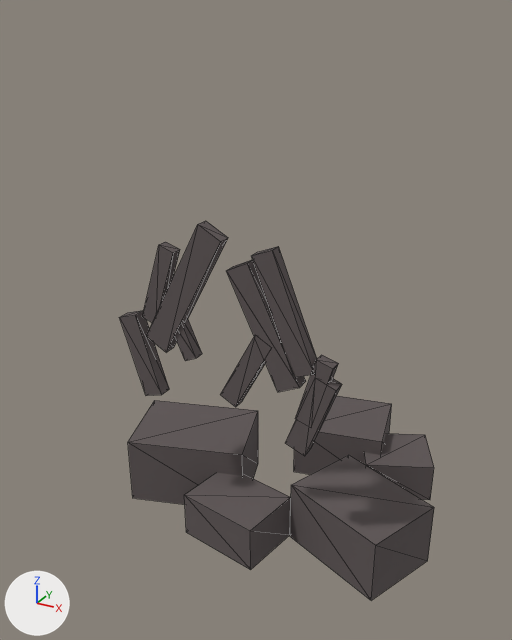
A saved change to the glTF model assets/cardfront_environment/formal/tower/tower_damage_common.glb.
One viewpoint serves both versions: a 50 mm camera at (1.31, -2.82, 2.31) aimed at (-0.12, -0.24, 1.02). The lights are fixed; the arrows at lower left show +X, +Y and +Z. The picture after the commit comes second. Mesh edges are drawn as thin lines.

The older version as bpy lines, for what is in view:
```python
me_cube_013 = bpy.data.meshes.new('Cube.013')
me_cube_013.from_pydata(...)  # 8 vertices, 12 faces; spans x -0.098..0.098, y -0.027..0.027, z -0.185..0.185
me_cube_013.materials.append(mat_cf_metal__damage)  # dark grey #5d5555
me_cube_016 = bpy.data.meshes.new('Cube.016')
me_cube_016.from_pydata(...)  # 8 vertices, 12 faces; spans x -0.312..0.312, y -0.274..0.274, z -0.15..0.15
me_cube_016.materials.append(mat_cf_metal__damage)  # dark grey #5d5555
me_cube_017 = bpy.data.meshes.new('Cube.017')
me_cube_017.from_pydata(...)  # 8 vertices, 12 faces; spans x -0.267..0.267, y -0.243..0.243, z -0.14..0.14
me_cube_017.materials.append(mat_cf_metal__damage)  # dark grey #5d5555
ob_dmg_critical_c = bpy.data.objects.new('DMG_Critical_C', me_cube_013)
ob_dmg_critical_c.location = (-0.4, -0.693, 0.98)
ob_dmg_rubble_2 = bpy.data.objects.new('DMG_Rubble_2', me_cube_016)
ob_dmg_rubble_2.location = (0.46, -0.3, 0.15)
ob_dmg_rubble_3 = bpy.data.objects.new('DMG_Rubble_3', me_cube_017)
ob_dmg_rubble_3.location = (0.12, 0.34, 0.14)
# also in view: 'DMG_Critical_A' at (-0.18, -0.69, 1.31); 'DMG_Critical_D' at (0.38, -0.69, 0.91); 'DMG_Heavy_B' at (0.1, -0.69, 1.03); 'DMG_Light_A' at (-0.3, -0.69, 1.31); 'DMG_Critical_B' at (0.18, -0.69, 1.23)
```
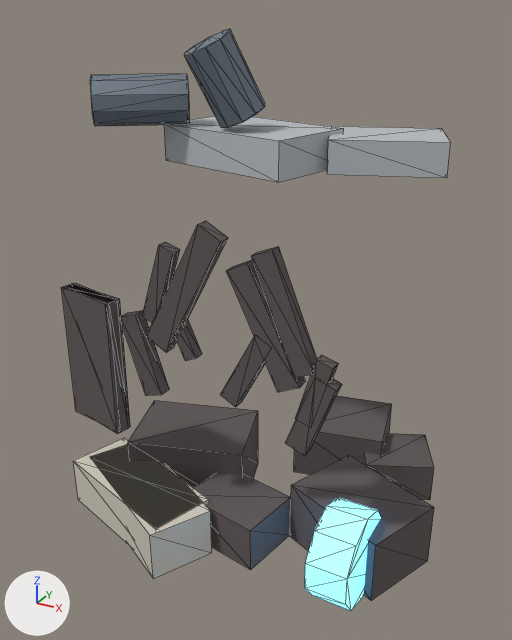
The change, as a diff of the scene's bpy script:
```diff
--- a/assets/cardfront_environment/formal/tower/tower_damage_common.glb.py
+++ b/assets/cardfront_environment/formal/tower/tower_damage_common.glb.py
@@ me_cube_015_1 @@
+me_cube_015_1.from_pydata([(-0.379, -0.035, -0.12), (-0.379, -0.035, 0.12), (-0.287, 0.251, -0.12), (-0.287, 0.251, 0.12), (0.287, -0.251, -0.12), (0.287, -0.251, 0.12), (0.379, 0.035, -0.12), (0.379, 0.035, 0.12)], [], [(0, 1, 3), (0, 3, 2), (2, 3, 7), (2, 7, 6), (6, 7, 5), (6, 5, 4), (4, 5, 1), (4, 1, 0), (2, 6, 4), (2, 4, 0), (7, 3, 1), (7, 1, 5)])
+me_cube_015_1.materials.append(mat_cf_stone__theme)  # pale yellow #cec8ba
@@ me_cube_016_1 @@
+me_cube_016_1.from_pydata([(-0.153, -0.009, -0.31), (-0.153, -0.009, 0.31), (-0.144, 0.051, -0.31), (-0.144, 0.051, 0.31), (0.144, -0.051, -0.31), (0.144, -0.051, 0.31), (0.153, 0.009, -0.31), (0.153, 0.009, 0.31)], [], [(0, 1, 3), (0, 3, 2), (2, 3, 7), (2, 7, 6), (6, 7, 5), (6, 5, 4), (4, 5, 1), (4, 1, 0), (2, 6, 4), (2, 4, 0), (7, 3, 1), (7, 1, 5)])
+me_cube_016_1.materials.append(mat_cf_metal__damage)  # dark grey #5d5555
@@ me_cube_020 @@
+me_cube_020.from_pydata([(-0.16, -0.254, -0.07), (-0.16, -0.254, 0.07), (-0.289, 0.082, -0.07), (-0.289, 0.082, 0.07), (0.289, -0.082, -0.07), (0.289, -0.082, 0.07), (0.16, 0.254, -0.07), (0.16, 0.254, 0.07)], [], [(0, 1, 3), (0, 3, 2), (2, 3, 7), (2, 7, 6), (6, 7, 5), (6, 5, 4), (4, 5, 1), (4, 1, 0), (2, 6, 4), (2, 4, 0), (7, 3, 1), (7, 1, 5)])
+me_cube_020.materials.append(mat_cf_stone__static)  # light grey #b8bcc0
@@ me_cube_019_1 @@
+me_cube_019_1.from_pydata([(-0.369, -0.13, -0.08), (-0.369, -0.13, 0.08), (-0.274, 0.279, -0.08), (-0.274, 0.279, 0.08), (0.274, -0.279, -0.08), (0.274, -0.279, 0.08), (0.369, 0.13, -0.08), (0.369, 0.13, 0.08)], [], [(0, 1, 3), (0, 3, 2), (2, 3, 7), (2, 7, 6), (6, 7, 5), (6, 5, 4), (4, 5, 1), (4, 1, 0), (2, 6, 4), (2, 4, 0), (7, 3, 1), (7, 1, 5)])
+me_cube_019_1.materials.append(mat_cf_stone__static)  # light grey #b8bcc0
@@ me_cube_017_1 @@
+me_cube_017_1.from_pydata([(-0.379, 0.032, -0.12), (-0.379, 0.032, 0.12), (-0.239, 0.297, -0.12), (-0.239, 0.297, 0.12), (0.239, -0.297, -0.12), (0.239, -0.297, 0.12), (0.379, -0.032, -0.12), (0.379, -0.032, 0.12)], [], [(0, 1, 3), (0, 3, 2), (2, 3, 7), (2, 7, 6), (6, 7, 5), (6, 5, 4), (4, 5, 1), (4, 1, 0), (2, 6, 4), (2, 4, 0), (7, 3, 1), (7, 1, 5)])
+me_cube_017_1.materials.append(mat_cf_stone__theme)  # pale yellow #cec8ba
@@ me_cube_018_1 @@
+me_cube_018_1.from_pydata([(-0.153, 0.007, -0.31), (-0.153, 0.007, 0.31), (-0.138, 0.065, -0.31), (-0.138, 0.065, 0.31), (0.138, -0.065, -0.31), (0.138, -0.065, 0.31), (0.153, -0.007, -0.31), (0.153, -0.007, 0.31)], [], [(0, 1, 3), (0, 3, 2), (2, 3, 7), (2, 7, 6), (6, 7, 5), (6, 5, 4), (4, 5, 1), (4, 1, 0), (2, 6, 4), (2, 4, 0), (7, 3, 1), (7, 1, 5)])
+me_cube_018_1.materials.append(mat_cf_metal__damage)  # dark grey #5d5555
@@ ob_dmg_heavy_fallenbuttress @@
+ob_dmg_heavy_fallenbuttress = bpy.data.objects.new('DMG_Heavy_FallenButtress', me_cube_015_1)
+ob_dmg_heavy_fallenbuttress.location = (-0.55, -0.62, 0.12)
@@ ob_dmg_heavy_buttressbreach @@
+ob_dmg_heavy_buttressbreach = bpy.data.objects.new('DMG_Heavy_ButtressBreach', me_cube_016_1)
+ob_dmg_heavy_buttressbreach.location = (-0.66, -0.705, 0.9)
@@ ob_dmg_critical_roofslab_b @@
+ob_dmg_critical_roofslab_b = bpy.data.objects.new('DMG_Critical_RoofSlab_B', me_cube_020)
+ob_dmg_critical_roofslab_b.location = (0.32, 0.12, 1.76)
@@ ob_dmg_critical_roofslab_a @@
+ob_dmg_critical_roofslab_a = bpy.data.objects.new('DMG_Critical_RoofSlab_A', me_cube_019_1)
+ob_dmg_critical_roofslab_a.location = (-0.22, -0.08, 1.77)
@@ ob_dmg_critical_fallenbuttress @@
+ob_dmg_critical_fallenbuttress = bpy.data.objects.new('DMG_Critical_FallenButtress', me_cube_017_1)
+ob_dmg_critical_fallenbuttress.location = (-0.5, -0.62, 0.12)
@@ ob_dmg_critical_fallenarm_a @@
+ob_dmg_critical_fallenarm_a = bpy.data.objects.new('DMG_Critical_FallenArm_A', me_cylinder_016)  # 20 vertices, 36 faces; spans x -0.22..0.22, y -0.2..0.2, z -0.105..0.105; in mat_cf_metal__static (grey #76818b)
+ob_dmg_critical_fallenarm_a.location = (-0.64, -0.3, 1.955)
@@ ob_dmg_critical_detachedplate_a @@
+ob_dmg_critical_detachedplate_a = bpy.data.objects.new('DMG_Critical_DetachedPlate_A', me_cylinder_017)  # a 10-sided cylinder along x spanning x -0.09..0.09, y -0.2..0.2, z -0.21..0.21; in mat_cf_energy__core (cyan #89ddff, glowing blue #61bfff)
+ob_dmg_critical_detachedplate_a.location = (0.5, -0.58, 0.21)
@@ ob_dmg_critical_buttressbreach @@
+ob_dmg_critical_buttressbreach = bpy.data.objects.new('DMG_Critical_ButtressBreach', me_cube_018_1)
+ob_dmg_critical_buttressbreach.location = (-0.66, -0.705, 0.9)
@@ ob_dmg_critical_armstub_a @@
+ob_dmg_critical_armstub_a = bpy.data.objects.new('DMG_Critical_ArmStub_A', me_cylinder_015)  # 20 vertices, 36 faces; spans x -0.148..0.148, y -0.148..0.148, z -0.188..0.188; in mat_cf_metal__static (grey #76818b)
+ob_dmg_critical_armstub_a.location = (-0.248, -0.248, 2.051)
```

Boxes [x1, y1, x2, y2] around the edits, measured in the pictures (512 x 640 px):
'DMG_Critical_RoofSlab_A', added: after [164, 116, 344, 182]
'DMG_Heavy_FallenButtress', added (pale yellow): after [73, 438, 209, 546]
'DMG_Critical_RoofSlab_B', added: after [327, 126, 451, 178]
'DMG_Critical_DetachedPlate_A', added: after [305, 497, 381, 611]
'DMG_Critical_FallenButtress', added (pale yellow): after [90, 445, 212, 578]
'DMG_Critical_FallenArm_A', added: after [90, 74, 189, 126]
'DMG_Critical_ArmStub_A', added: after [184, 29, 265, 128]
'DMG_Heavy_ButtressBreach', added: after [61, 283, 130, 432]
'DMG_Critical_ButtressBreach', added: after [65, 283, 128, 434]
